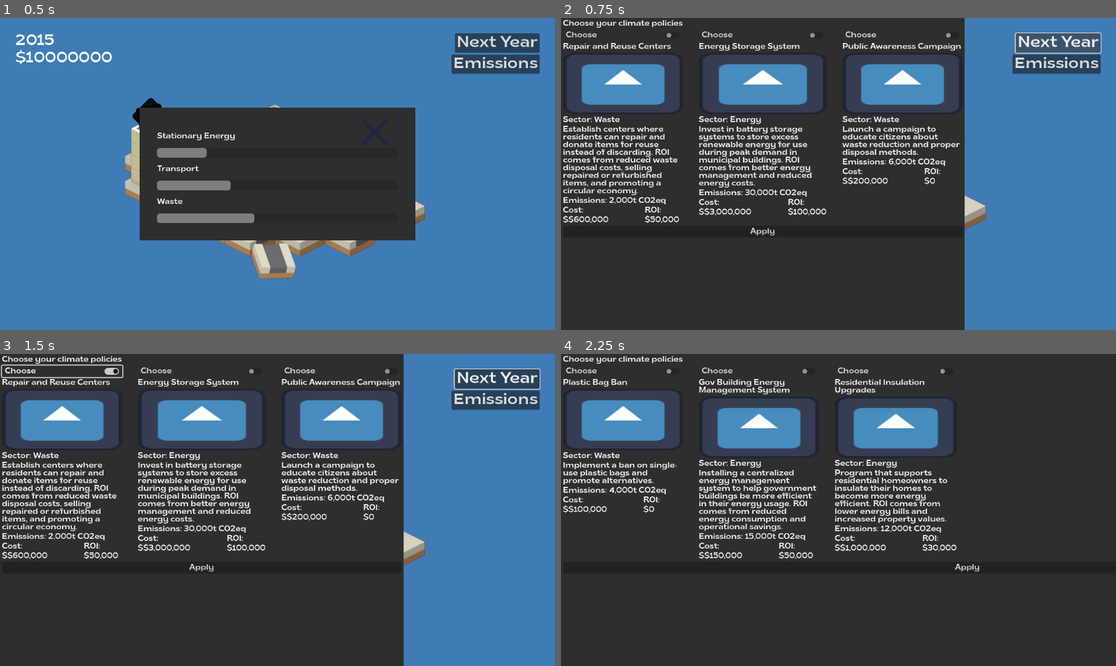
Above: before the commit, frames 1-4 (two rows, left to right).
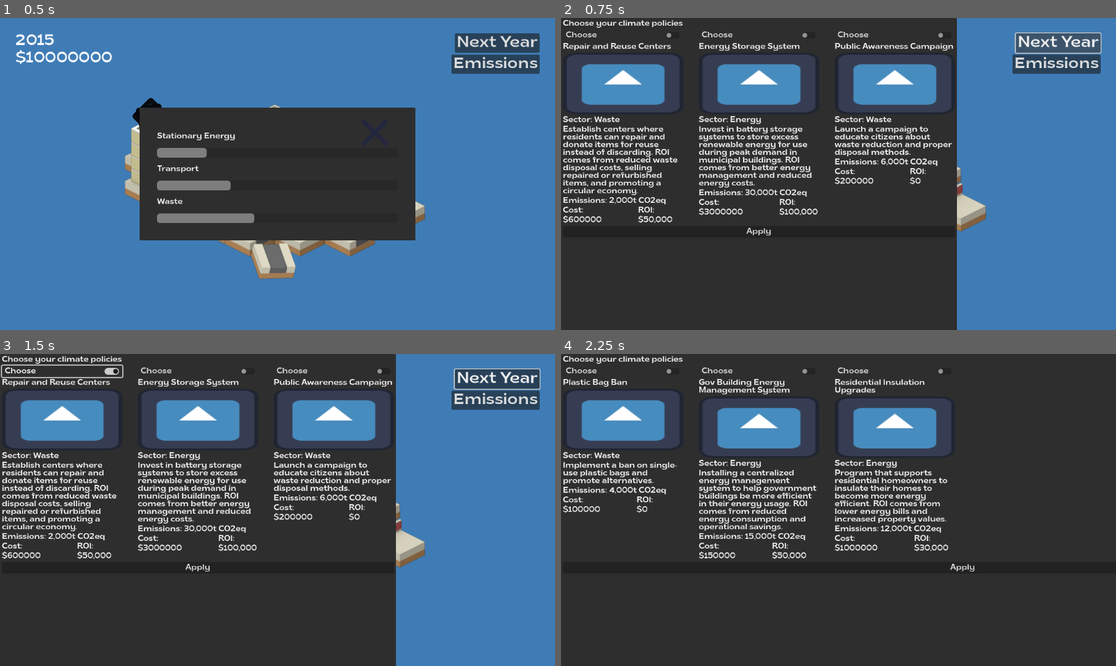
Above: after the commit, the same moments.

Repository: Open-Earth-Foundation/emissionary_game
Game: Godot game, scene res://scenes/game.tscn
Same seed, same stepped clock (60 frames per second), same inputs: the game is played once before the commit and once after it. The engine's default icon, where the game draws it, is replaced by a stand-in: a white triangle on a blue panel in a dark square.
Inputs:
- Up to frame 1 (0.5 s): no input
- Up to frame 2 (0.75 s): click "Next Year" at 0.5 s
- Up to frame 3 (1.5 s): click "Choose" at 1.25 s
- Up to frame 4 (2.25 s): click "Next Year" at 2 s

Frame 1 is identical in both runs. In frame 2, 5.4% of the frame differs, in the area x 1-73%, y 0-100%; in frame 3, 5.4%; in frame 4, 0.9%.

Commit message:
Disable policies if there is not enough money

Diff:
--- a/scripts/decision_making.gd
+++ b/scripts/decision_making.gd
@@ -20,9 +20,13 @@
 		newCard.get_node('PolicyDescription').text = policy['description']
 		newCard.get_node('PolicySectorContainer/PolicySector').text = policy['sector']
 		newCard.get_node('PolicyImpactContainer/PolicyImpact').text = str(policy['emission reduction']) + "t CO2eq"
-		newCard.get_node('PolicyPropertiesContainer/PolicyCostContainer/PolicyCost').text = "$" + str(policy['cost'])
+		var cost := int(policy['cost'])
+		newCard.get_node('PolicyPropertiesContainer/PolicyCostContainer/PolicyCost').text = "$" + str(cost)
 		newCard.get_node('PolicyPropertiesContainer/PolicyROIContainer/PolicyROI').text = "$" + str(policy['roi'])
 		newCard.set_meta("policy", policy)
+
+		if cost > CityState.budget:
+			newCard.get_node('CheckButton').disabled = true
 	show()
 
 func _on_apply_button_pressed():
